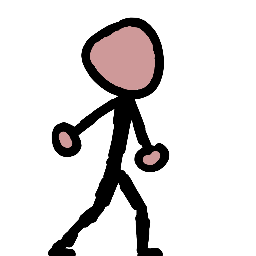
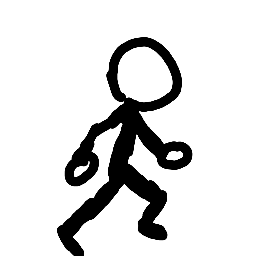
Layered file, before and after one edit (256x256). Changes by layer:
added layer "Calque de dessin 3" above "Calque de dessin 2" over (48, 17, 193, 256)
"Calque de dessin 1": opacity 100% → 0%, painted on it over (48, 17, 193, 256)
